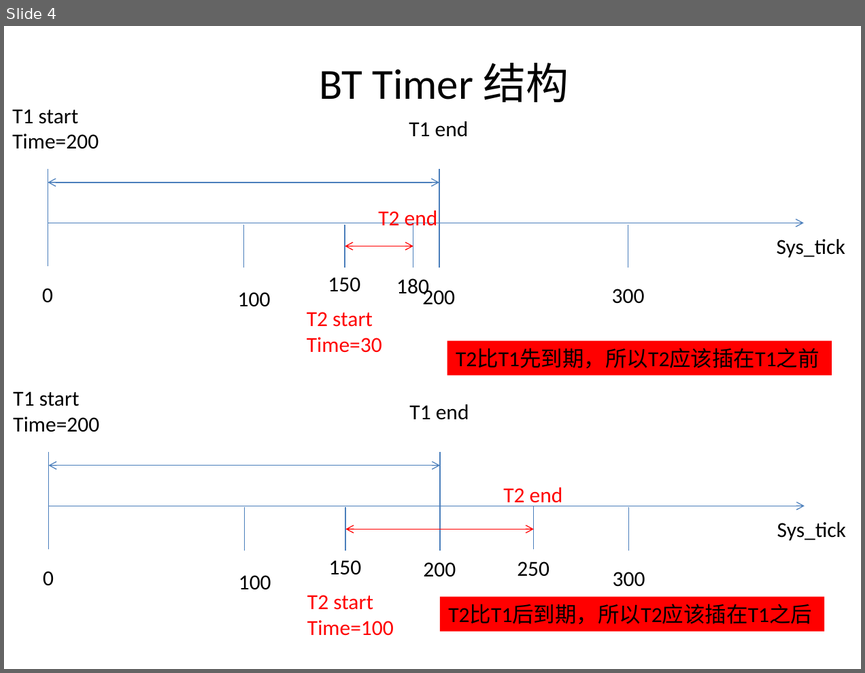
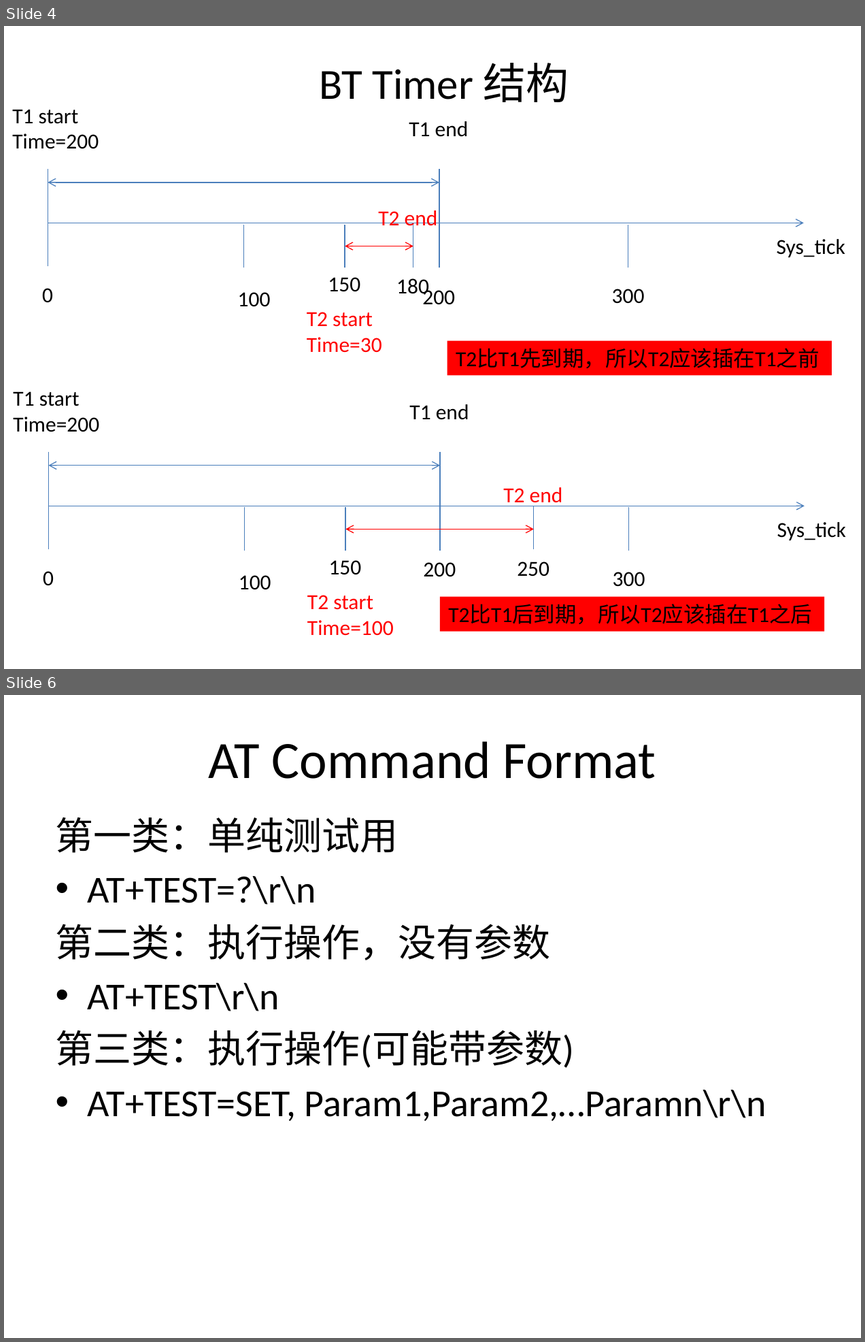
Before and after one commit to xihua13104/blue_angel, a slide deck: bluetooth_basic_v0.1/Doc/软件架构.pptx. Shown one above the other, each under a label of ours: slide 4 before the commit, slides 4 and 6 after it; the slides between them are not shown. The pictures are 865x673 and 865x1342 pixels, drawn with LibreOffice and Linux fonts; fonts in the diff are those of the drawing. Boxes give left, top, right and bottom in pixels: in the first picture for what was removed or moved away, otherwise in the second. Text is boxed around its words. In the diff, an @@ line names an element or a change of style, - is before the commit and + after.

```diff
--- a/bluetooth_basic_v0.1/Doc/软件架构.pptx
+++ b/bluetooth_basic_v0.1/Doc/软件架构.pptx
@@ slide 6 added at <box>4,695,861,1338</box>, background #FFFFFF @@
@@ title added at <box>208,741,655,779</box>, 44 pt, text #000000 @@
+AT Command Format
@@ text added at <box>56,817,766,1121</box>, 32 pt, text #000000 @@
+第一类：单纯测试用
+• AT+TEST=?\r\n
+第二类：执行操作，没有参数
+• AT+TEST\r\n
+第三类：执行操作(可能带参数)
+• AT+TEST=SET, Param1,Param2,…Paramn\r\n
```
Also in this commit, not shown: 3 other slides changed, 3 other slides added, 15 other files.
